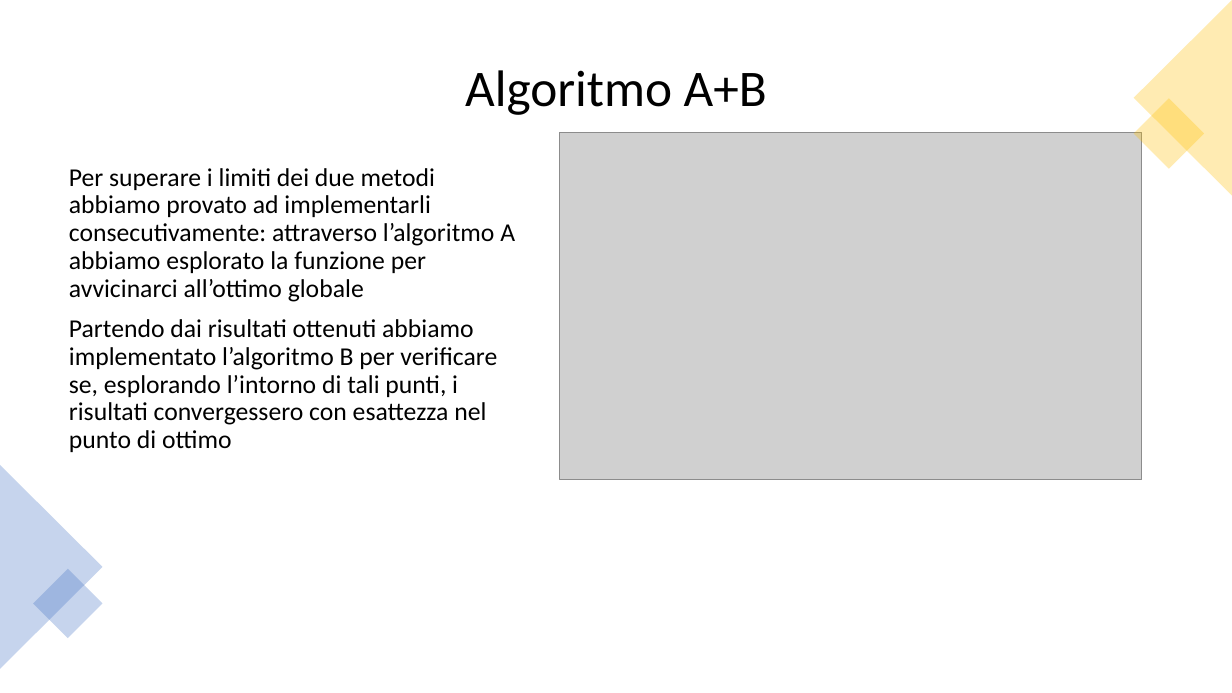
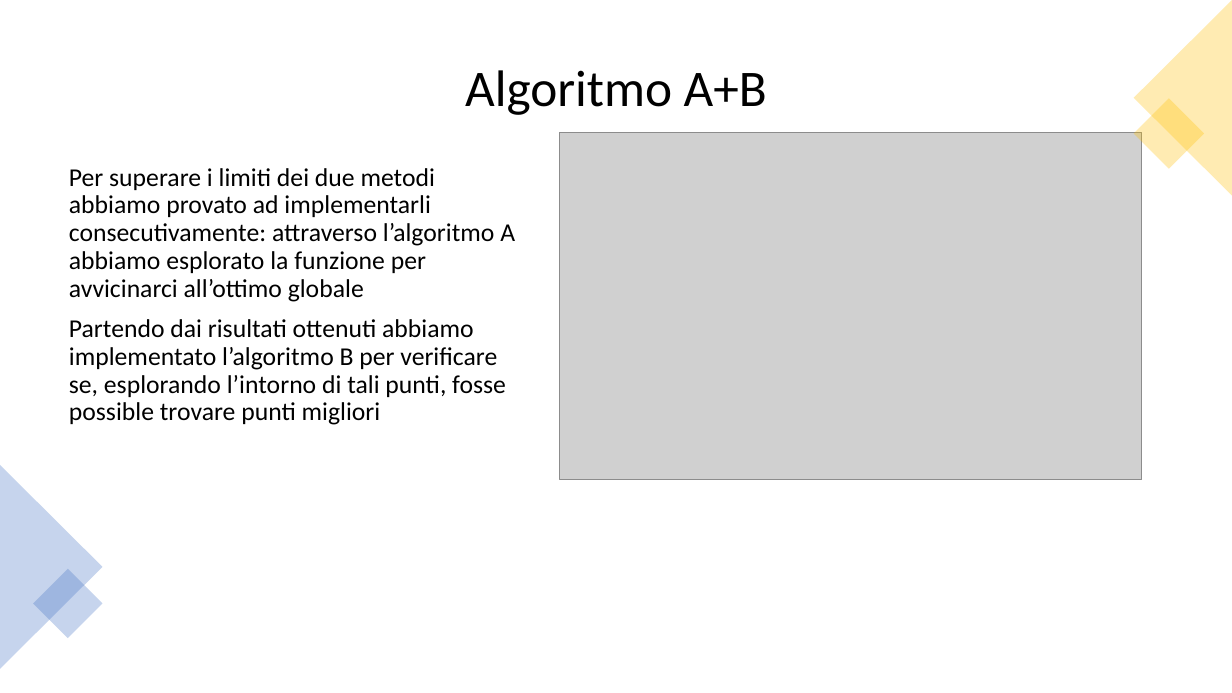
Before and after one commit to af20/mds_decision_making, a slide deck: slide 9 of R/Decision Making slides.pptx. Drawn at 1232x693 pixels with LibreOffice and Linux fonts; fonts in the diff are those of the drawing; grey boxes stand for pictures. Boxes give left, top, right and bottom in pixels: in the first picture for what was removed or moved away, otherwise in the second. Text is boxed around its words. In the diff, an @@ line names an element or a change of style, - is before the commit and + after.

```diff
--- a/R/Decision Making slides.pptx
+++ b/R/Decision Making slides.pptx
@@ text at <box>69,319,506,425</box>: text changed @@
-Partendo dai risultati ottenuti abbiamo implementato l’algoritmo B per verificare se, esplorando l’intorno di tali punti, i risultati convergessero con esattezza nel punto di ottimo
+Partendo dai risultati ottenuti abbiamo implementato l’algoritmo B per verificare se, esplorando l’intorno di tali punti, fosse possible trovare punti migliori
```
Also in this commit, not shown: 3 other slides changed.
